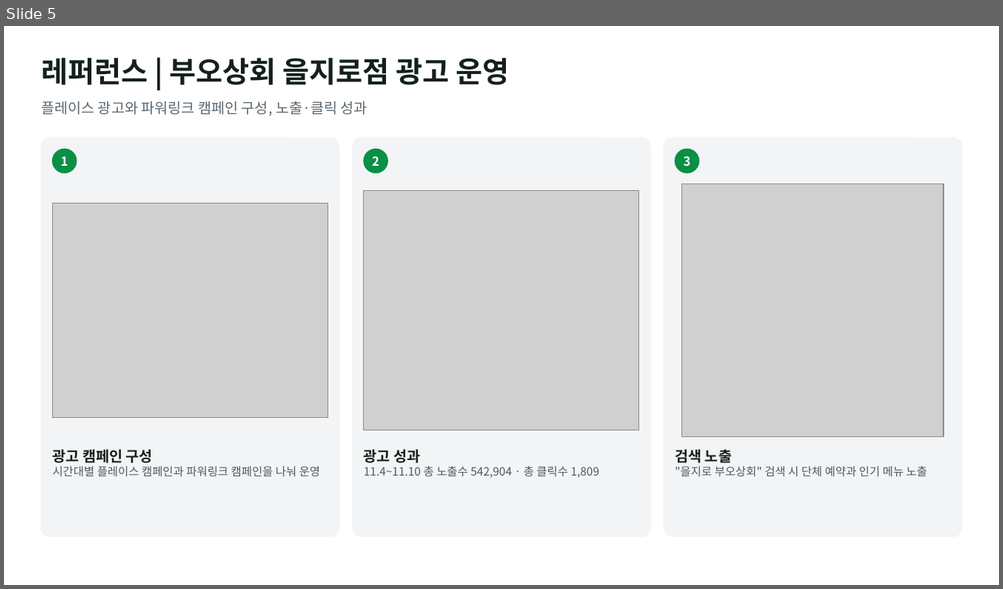
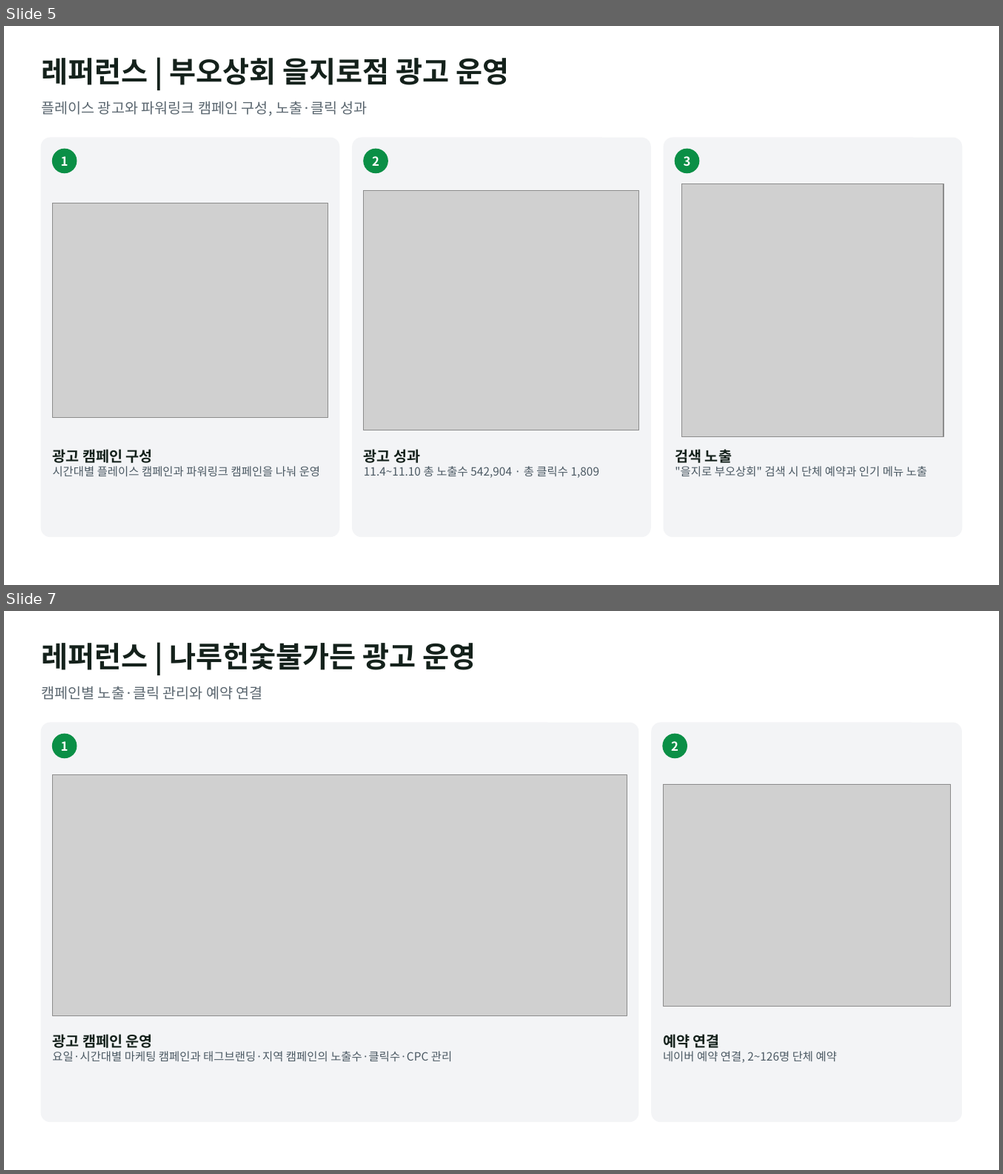
Before and after one commit to alfk0615/placeon, a slide deck: out/company_reference_proposal.pptx. Shown one above the other, each under a label of ours: slide 5 before the commit, slides 5 and 7 after it; the slides between them are not shown. The pictures are 1003x589 and 1003x1174 pixels, drawn with LibreOffice and Linux fonts; fonts in the diff are those of the drawing; grey boxes stand for pictures. Boxes give left, top, right and bottom in pixels: in the first picture for what was removed or moved away, otherwise in the second. Text is boxed around its words. In the diff, an @@ line names an element or a change of style, - is before the commit and + after.

```diff
--- a/out/company_reference_proposal.pptx
+++ b/out/company_reference_proposal.pptx
@@ slide 7 added at <box>4,611,999,1170</box>, background #FFFFFF @@
@@ text added at <box>41,643,476,670</box>, 28 pt, text #14211B, bold @@
+레퍼런스 | 나루헌숯불가든 광고 운영
@@ text added at <box>41,686,263,700</box>, 14 pt, text #5B6770 @@
+캠페인별 노출·클릭 관리와 예약 연결
@@ rounded rectangle added at <box>41,723,638,1122</box>, fill #F3F4F6, outline #F3F4F6 1 pt @@
@@ ellipse added at <box>53,734,77,758</box>, fill #0A8F46, outline #0A8F46 1 pt @@
@@ text added at <box>61,741,68,751</box>, 12 pt, text #FFFFFF, bold @@
+1
@@ rounded rectangle added at <box>652,723,962,1122</box>, fill #F3F4F6, outline #F3F4F6 1 pt @@
@@ ellipse added at <box>663,734,687,758</box>, fill #0A8F46, outline #0A8F46 1 pt @@
@@ text added at <box>671,741,678,751</box>, 12 pt, text #FFFFFF, bold @@
+2
@@ picture added at <box>53,775,627,1016</box> @@
@@ picture added at <box>663,785,950,1006</box> @@
@@ text added at <box>52,1034,452,1062</box>, 11 pt, text #4B5963 @@
+광고 캠페인 운영
+요일·시간대별 마케팅 캠페인과 태그브랜딩·지역 캠페인의 노출수·클릭수·CPC 관리
@@ text added at <box>663,1034,836,1063</box>, 11 pt, text #4B5963 @@
+예약 연결
+네이버 예약 연결, 2~126명 단체 예약
```
Also in this commit, not shown: 1 other slide added.
